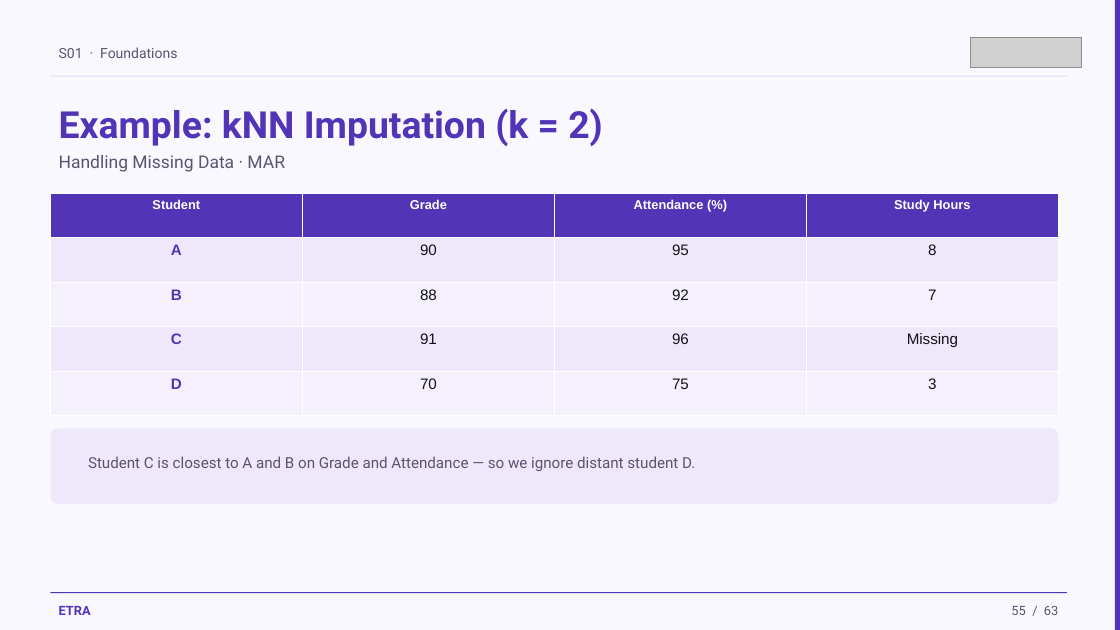
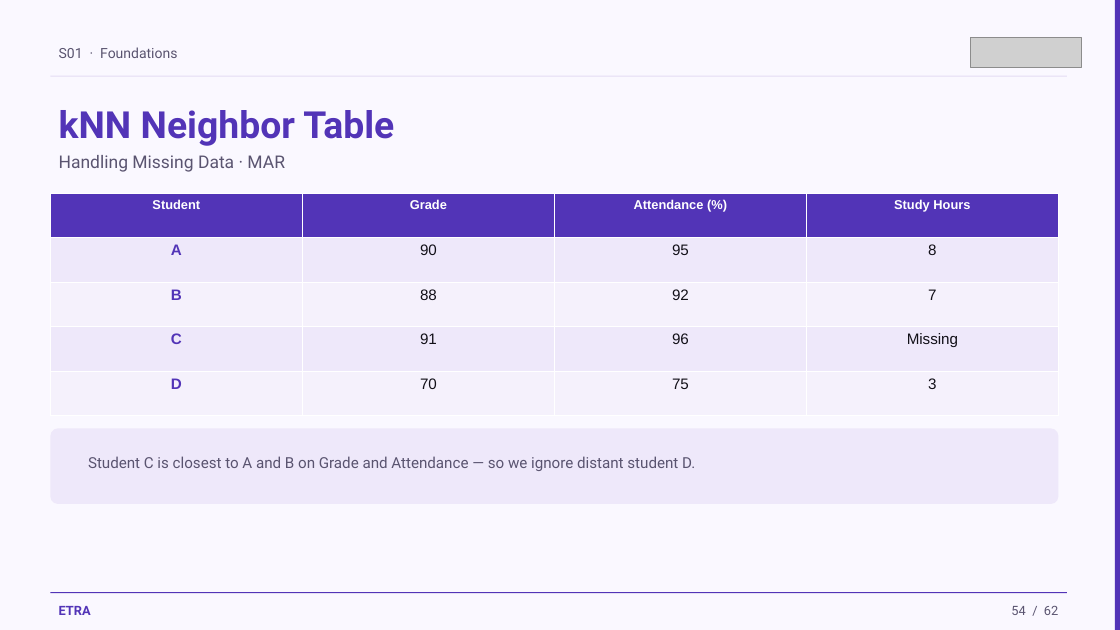
Before and after one commit to iksasa15/AI-ML, a slide deck: slide 54 of web-presentation/pdf-exports/Week1-Session1-Foundations.pptx (slide 55 before the commit). Drawn at 1120x630 pixels with LibreOffice and Linux fonts; fonts in the diff are those of the drawing; grey boxes stand for pictures. Boxes give left, top, right and bottom in pixels: in the first picture for what was removed or moved away, otherwise in the second. Text is boxed around its words. In the diff, an @@ line names an element or a change of style, - is before the commit and + after.

```diff
--- a/web-presentation/pdf-exports/Week1-Session1-Foundations.pptx
+++ b/web-presentation/pdf-exports/Week1-Session1-Foundations.pptx
@@ text at <box>59,110,394,146</box>: text changed @@
-Example: kNN Imputation (k = 2)
+kNN Neighbor Table
@@ text at <box>1011,606,1058,615</box>: text changed @@
-55 / 63
+54 / 62
```
Also in this commit, not shown: 59 other slides changed, 1 slide added, 2 slides removed, 1 other file.
